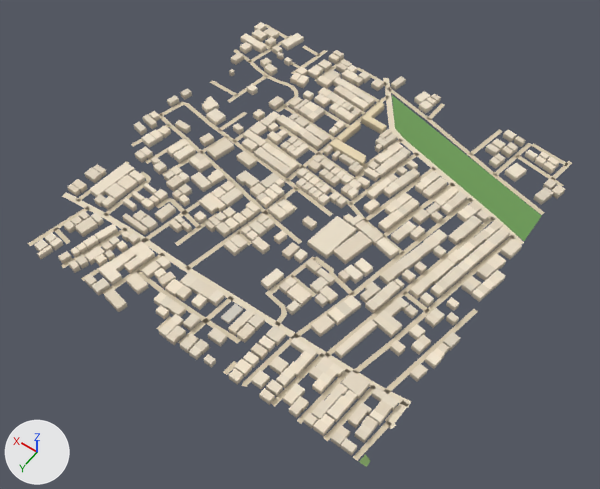
The glTF model public/assets/bengaluru-region-v1/tiles/t3_16-l0.glb as it was, and as the next commit left it.
Camera for both pictures: a camera (50 mm lens) standing at (1360.0, 8809.0, 781.0) and looking at (1729.0, 8291.0, -32.0). Arrows for +X, +Y and +Z are at lower left; the lights stay in place. The older version comes first. Vertices at exactly the same position are counted once.

The first picture shows 'building', 'ground'.
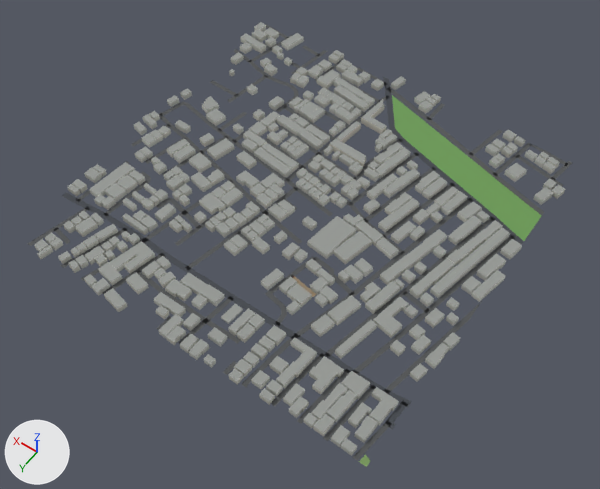
The change, as a list of edits to the scene's bpy script:
```text
Change me_building:
    used by ob_building; location = (1500.0, 8000.0, 0.0)
    remove me_building.from_pydata(...)  # 4244 vertices, 6515 faces; spans x -7.0..509.0, y -9.0..508.0, z 0.0..10.0
    add me_building.from_pydata(...)  # 4244 vertices, 7916 faces; spans x -7.0..509.0, y -9.0..508.0, z 0.0..10.0
    me_building part 1: 6515 kept faces spanning x -7.0..509.0, y -9.0..508.0, z 0.0..10.0 get new vertex colours
Change me_ground:
    used by ob_ground; location = (1500.0, 8000.0, 0.0)
    remove me_ground.from_pydata(...)  # 767 vertices, 635 faces; spans x -3.0..501.0, y -3.0..501.0, z 1.0
    add me_ground.from_pydata(...)  # 779 vertices, 645 faces; spans x 0.0..500.0, y 0.0..500.0, z 1.0
    me_ground part 2
    32 vertices are removed from x -3.0..473.0, y -1.0..501.0, z 1.0
    49 faces are deleted
    5 vertices in x 4.0..432.0, y 310.0..499.0, z 1.0 move by (0.0, 1.0, 0.0)
    27 vertices move from x 1.0..479.0, y -3.0..501.0, z 1.0 to x 0.0..473.0, y 0.0..500.0, z 1.0
    34 vertices are added at x 0.0..476.0, y 0.0..500.0, z 1.0
    5 new vertices lie (6.0, -1.0, 0.0) away from vertices in x 76.0..414.0, y 29.0..488.0, z 1.0
    5 new vertices lie (6.0, 0.0, 0.0) away from vertices in x 106.0..479.0, y 0.0..501.0, z 1.0
    59 new faces join them
    me_ground part 3
    6 vertices are removed from x 476.0..501.0, y 4.0..244.0, z 1.0
    14 faces are deleted
    8 vertices move from x 286.0..499.0, y -2.0..238.0, z 1.0 to x 284.0..500.0, y 0.0..244.0, z 1.0
    6 vertices are added at (483.0, 3.0, 1.0), (483.0, 9.0, 1.0), (500.0, 238.0, 1.0), (487.0, 37.0, 1.0), (487.0, 43.0, 1.0), (500.0, 73.0, 1.0)
    14 new faces join them
    me_ground part 4: 507 kept faces spanning x 0.0..500.0, y 0.0..500.0, z 1.0 get new vertex colours; the middle colour goes from beige #d7c9ae to dark grey #535556
```

What differs and where, as boxes (x1, y1, x2, y2) in the pictures (600 x 489 px; the box of a moved part takes in the faces that stretch with it):
part 1 of me_building, recoloured (darker): (34, 22, 565, 456) in both
part 2 of me_ground, moved or reshaped: (28, 103, 572, 461) in both
part 3 of me_ground, moved or reshaped: (159, 24, 390, 116) in both
part 4 of me_ground, recoloured: (42, 39, 569, 461) in both
